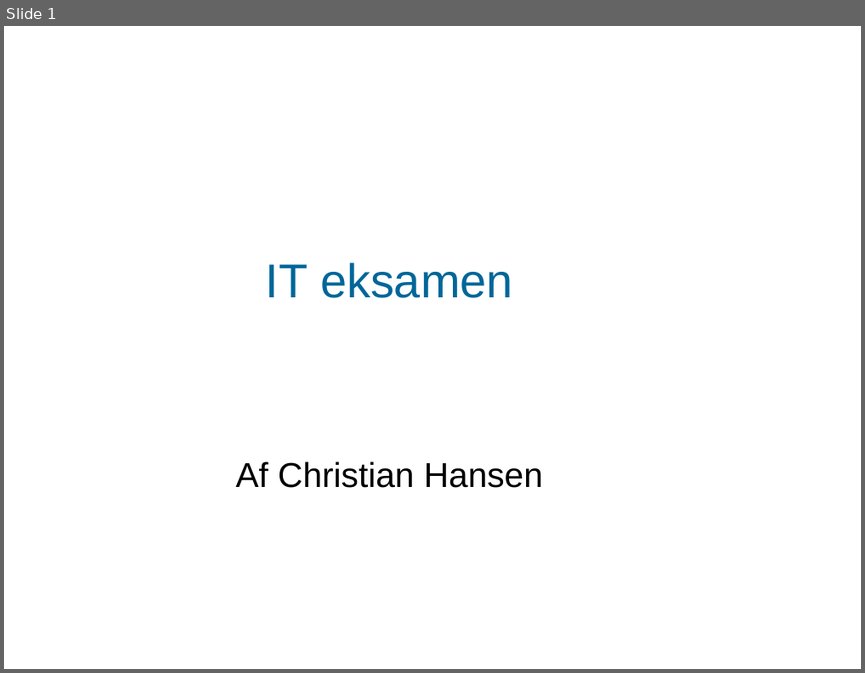
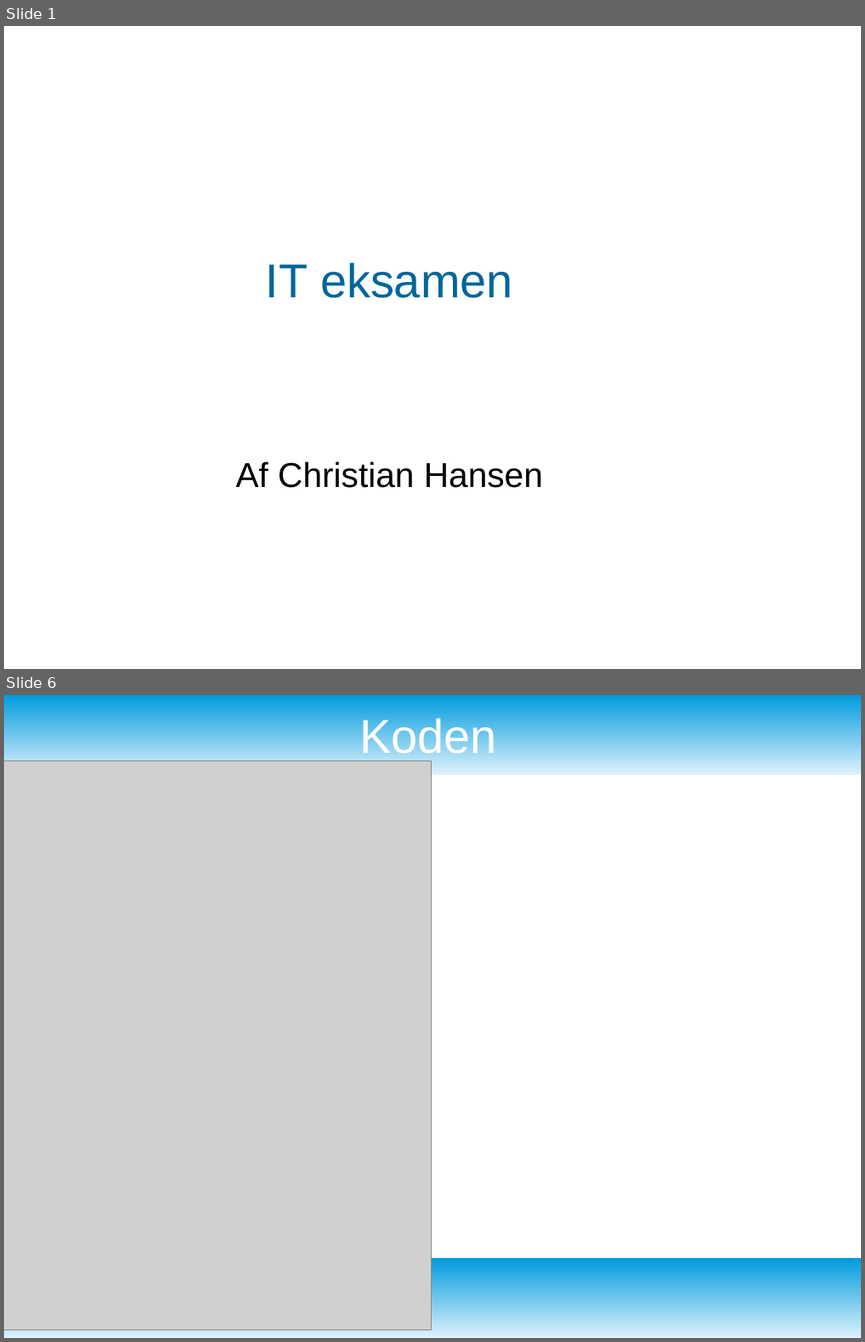
Before and after one commit to KnightOfLastDawn/it_programmering_eksamensprojekt, a slide deck: praesentationen_it__eksamen.odp. Shown one above the other, each under a label of ours: slide 1 before the commit, slides 1 and 6 after it; the slides between them are not shown. The pictures are 865x673 and 865x1342 pixels, drawn with LibreOffice and Linux fonts; fonts in the diff are those of the drawing; grey boxes stand for pictures; background and template pictures are left out. Boxes give left, top, right and bottom in pixels: in the first picture for what was removed or moved away, otherwise in the second. Text is boxed around its words. In the diff, an @@ line names an element or a change of style, - is before the commit and + after.

```diff
--- a/praesentationen_it__eksamen.odp
+++ b/praesentationen_it__eksamen.odp
@@ slide 6 added at box(4, 695, 861, 1338), background #FFFFFF @@
@@ freeform shape added at box(4, 695, 861, 775), fill gradient #DFF2FC to #009BDD @@
@@ title added at box(359, 715, 496, 761), 44 pt, text #FFFFFF @@
+Koden
@@ picture added at box(4, 761, 432, 1329) @@
@@ freeform shape added at box(4, 1258, 861, 1338), fill gradient #DFF2FC to #009BDD @@
```
Also in this commit, not shown: 1 slide changed, 5 other slides added, 3 slides removed, 1 other file.
